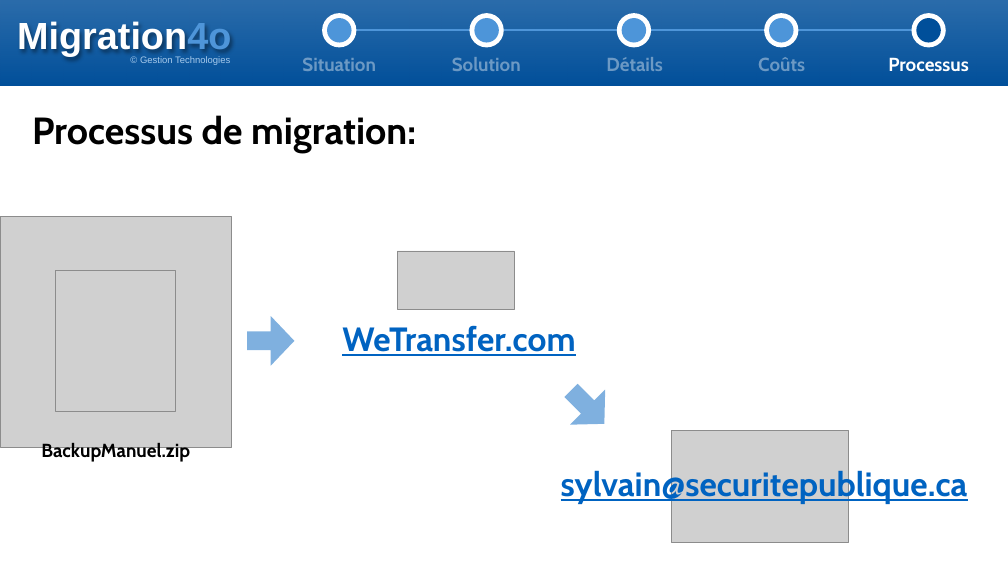
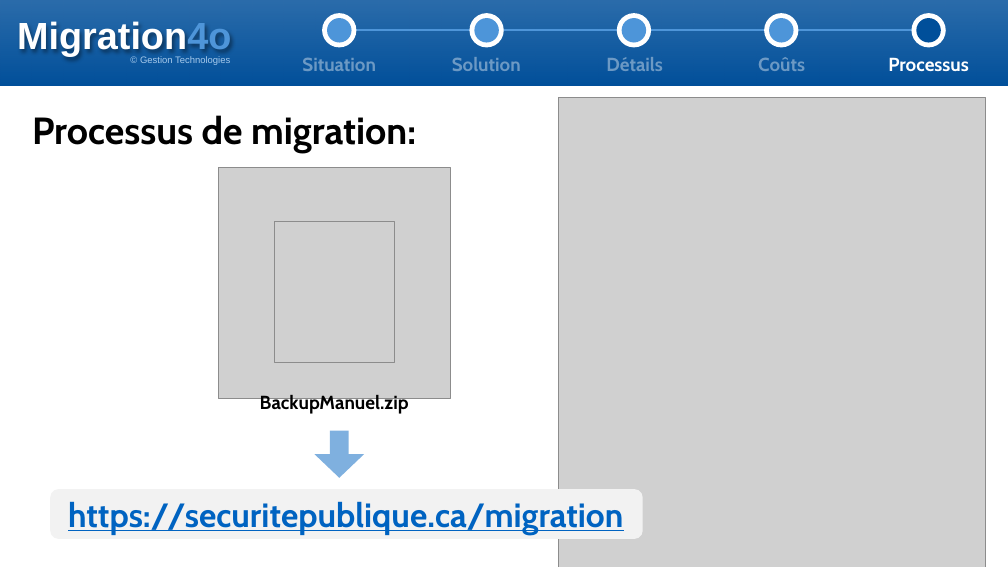
Before and after one commit to s-pedneault/migration4o, a slide deck: slide 12 of doc/Presentation.pptx. Drawn at 1008x567 pixels with LibreOffice and Linux fonts; fonts in the diff are those of the drawing; grey boxes stand for pictures. Boxes give left, top, right and bottom in pixels: in the first picture for what was removed or moved away, otherwise in the second. Text is boxed around its words. In the diff, an @@ line names an element or a change of style, - is before the commit and + after.

```diff
--- a/doc/Presentation.pptx
+++ b/doc/Presentation.pptx
@@ picture added at bbox=[558, 98, 986, 567] @@
@@ picture removed at bbox=[398, 251, 514, 309] @@
@@ text removed at bbox=[342, 325, 575, 356] @@
-WeTransfer.com
@@ 2 pictures, 1 text: place and size @@
-2 pictures, 1 text at bbox=[0, 216, 231, 463]
+2 pictures, 1 text at bbox=[219, 167, 450, 414]
@@ right arrow removed at bbox=[553, 373, 622, 442] @@
@@ right arrow at bbox=[314, 431, 364, 478]: rotation 0 to 90 degrees @@
@@ picture removed at bbox=[672, 430, 848, 543] @@
@@ rounded rectangle added at bbox=[50, 489, 643, 539], fill #F2F2F2 @@
@@ text at bbox=[68, 501, 623, 535]: text changed @@
-sylvain@securitepublique.ca
+https://securitepublique.ca/migration
```
Also in this commit, not shown: 3 other slides changed, 5 slides removed, 3 other files.
